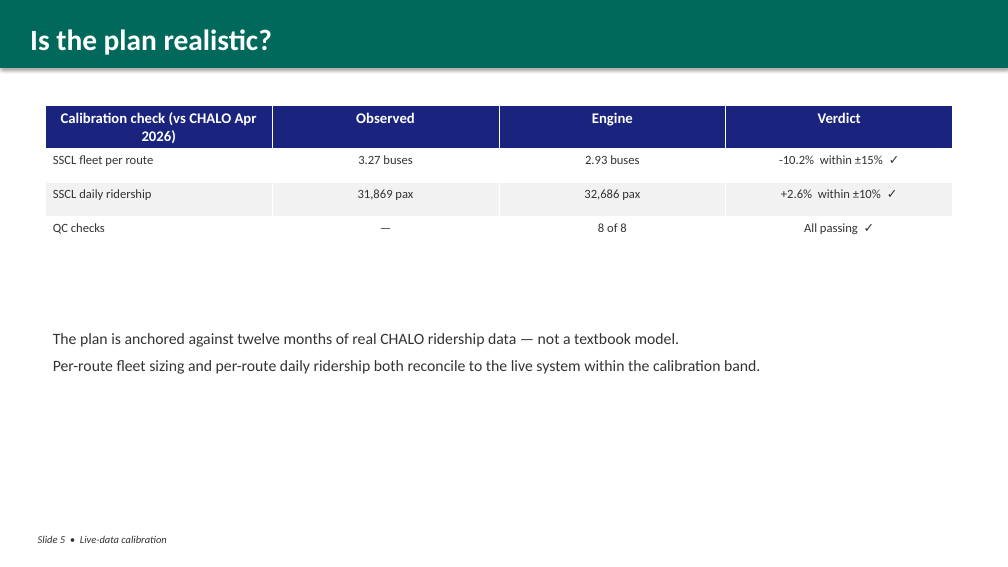
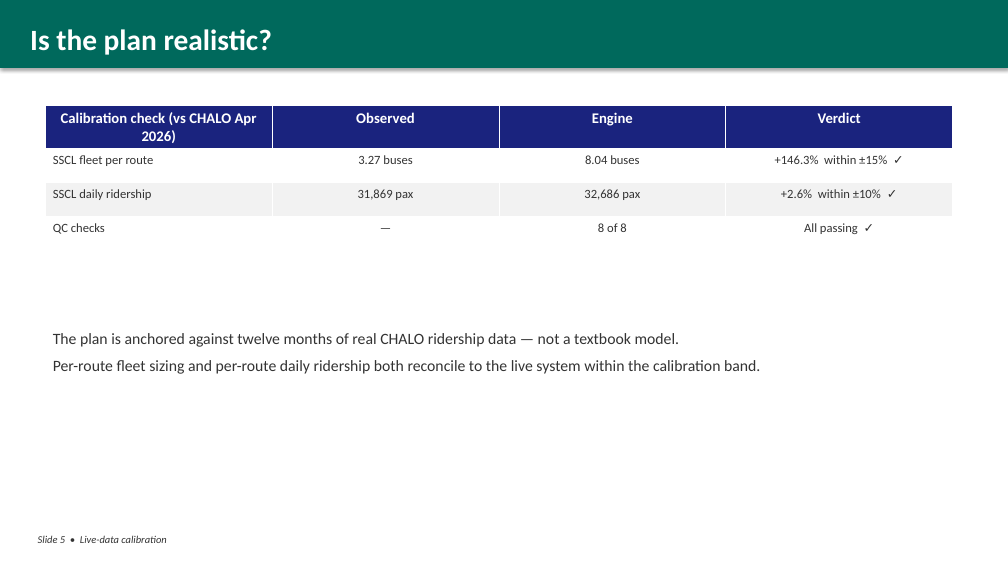
Before and after one commit to Princu-Babu/kashmir-transit-rationalisation, a slide deck: slide 5 of Kashmir_Transit_Government_Briefing.pptx. Drawn at 1008x567 pixels with LibreOffice and Linux fonts; fonts in the diff are those of the drawing. Boxes give left, top, right and bottom in pixels: in the first picture for what was removed or moved away, otherwise in the second. Text is boxed around its words. In the diff, an @@ line names an element or a change of style, - is before the commit and + after.

```diff
--- a/Kashmir_Transit_Government_Briefing.pptx
+++ b/Kashmir_Transit_Government_Briefing.pptx
@@ table at [45, 106, 953, 242] @@
-row 2, column 3: 2.93 buses
+row 2, column 3: 8.04 buses
-row 2, column 4: -10.2% within ±15% ✓
+row 2, column 4: +146.3% within ±15% ✓
```
Also in this commit, not shown: 2 other slides changed, 5 other files.
